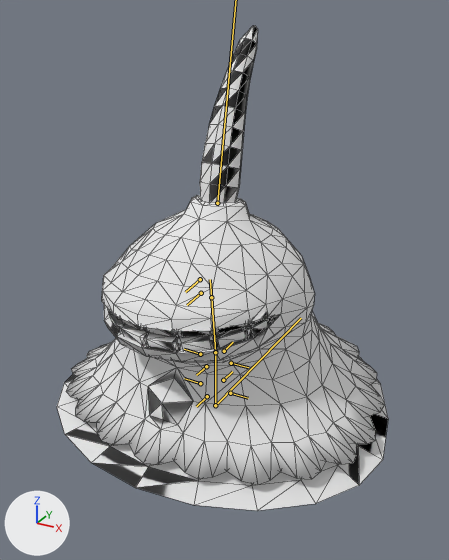
An edit to the glTF model Project/object/enemy/slime/data/model/SlimeMajin.gltf, drawn before and after from the same camera.
The view is the same before and after, from a 50 mm lens placed at (1.78, -3.1, 2.52), pointed at (-0.01, 0.14, 0.9). The lights are fixed; the arrows at lower left show +X, +Y and +Z. Both versions are drawn at frame 2 of the action 'spawn-end'; the numbers are the values there. The bones that bend it are drawn over the model as lines. Mesh edges are drawn as thin lines.

Names of what the first picture shows: 'SlimeMajinMesh'.
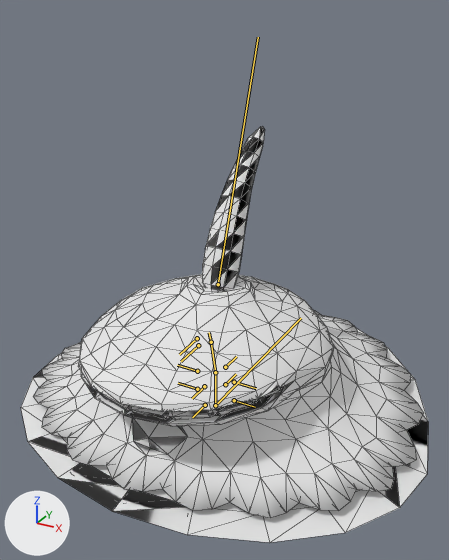
The change, as a diff of the scene's bpy script:
```diff
--- a/Project/object/enemy/slime/data/model/SlimeMajin.gltf.py
+++ b/Project/object/enemy/slime/data/model/SlimeMajin.gltf.py
@@ bone_body_scale @@
 bone_body_scale = bpy.data.objects['SlimeMajinRoot'].pose.bones['body_scale']  # child of 'root'
-bone_body_scale.scale = (1.16, 0.93, 1.16)
+bone_body_scale.scale = (1.42, 0.58, 1.42)
@@ bone_horn @@
 bone_horn = bpy.data.objects['SlimeMajinRoot'].pose.bones['horn']  # child of 'root'
-bone_horn.location = (0.0, -0.128, 0.082)
-bone_horn.rotation_quaternion = (0.998, 0.041, 0.0, 0.0)  # degrees (5, 0, 0)
+bone_horn.location = (0.0, -0.644, -0.061)
+bone_horn.rotation_quaternion = (0.998, -0.033, 0.0, 0.0)  # degrees (-4, 0, 0)
```

Changed parts and their boxes (x1, y1, x2, y2) in the pictures (449 x 560 px):
'SlimeMajinMesh', posed (23% wider, 14% shorter)
    before: (57, 26, 388, 511)
    after: (21, 127, 428, 543)
bone 'body_scale', root to tip
    before: (215, 405) to (215, 352)
    after: (215, 405) to (215, 372)
